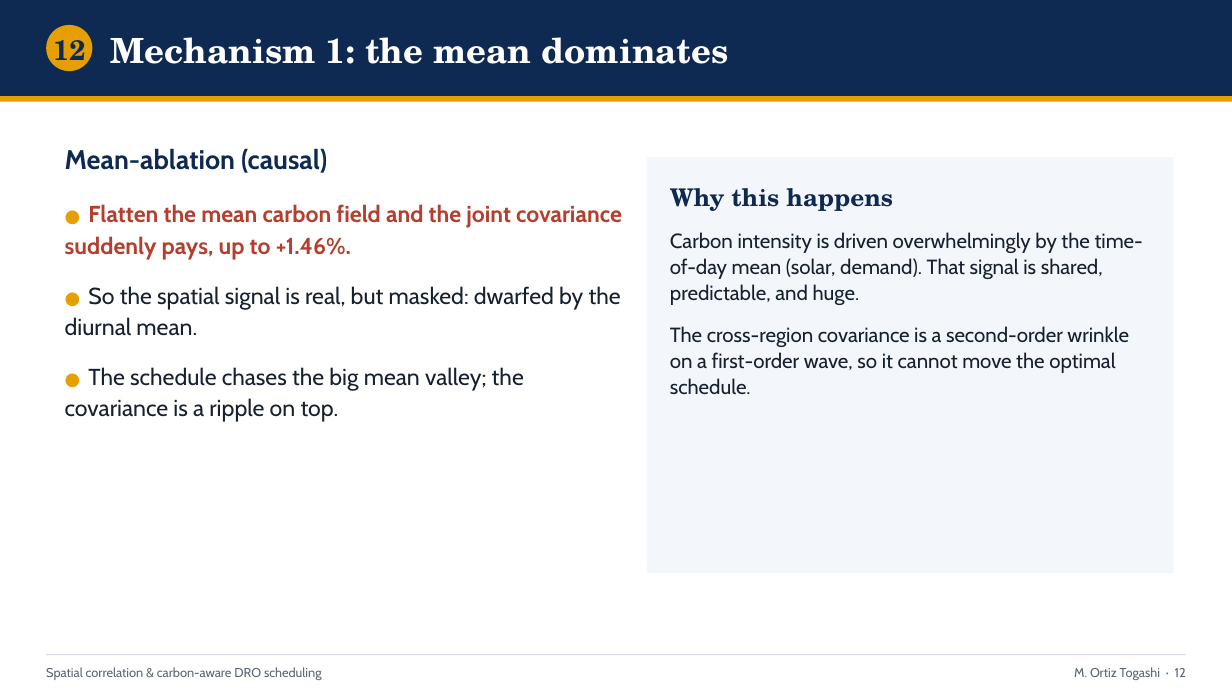
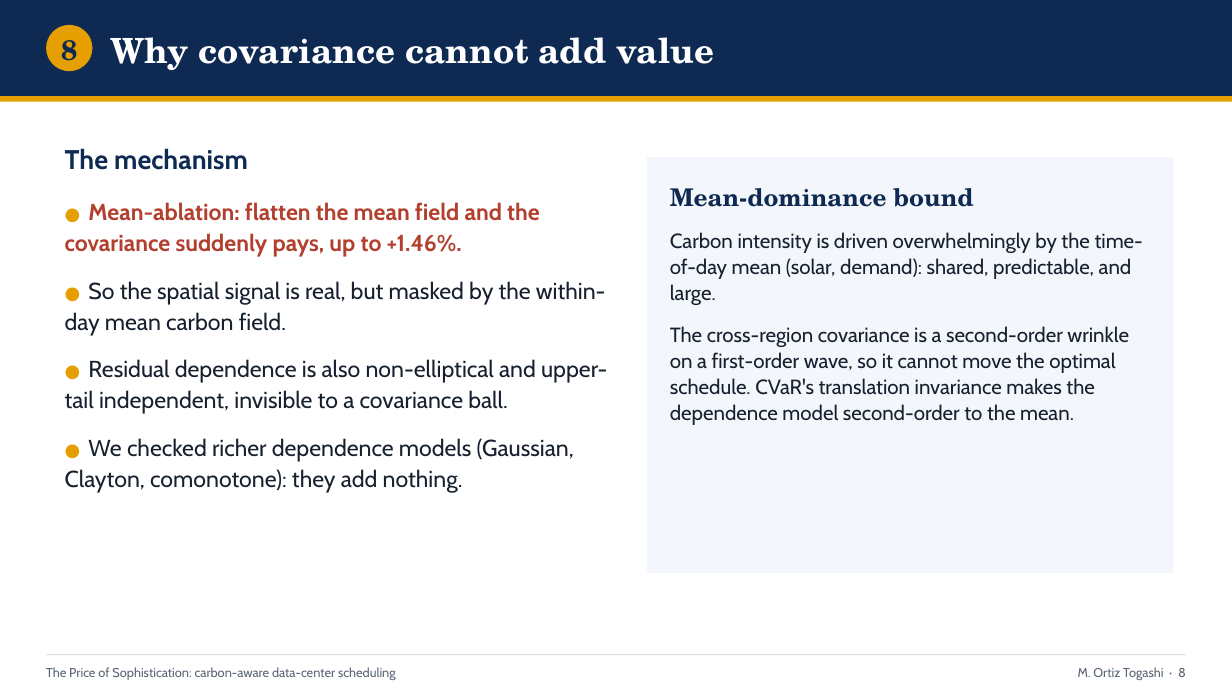
Before and after one commit to ma731/Capstone-in-Operations-Research, a slide deck: slide 8 of deck/capstone_defense.pptx (slide 12 before the commit). Drawn at 1232x693 pixels with LibreOffice and Linux fonts; fonts in the diff are those of the drawing. Boxes give left, top, right and bottom in pixels: in the first picture for what was removed or moved away, otherwise in the second. Text is boxed around its words. In the diff, an @@ line names an element or a change of style, - is before the commit and + after.

Commit message:
Pivot to value-first framing; correct transfer-lever savings to verified numbers
Reframe from null-result to "The Price of Sophistication": lead with the
day-ahead migration scheduler (the spatial transfer lever), demote the
spatial-correlation null to a screening rule (RQ2), recast the DRO as
day-ahead forecast-error hedging, and move the copula to an appendix.

Integrity fix: the transfer-lever headline (4.7-10.1% / "8-11 pts") was an
unverified placeholder that conflated two metrics. Ran
scripts/run_part3_transfer_value.py (committed snapshot) and corrected every
artifact to the real out-of-sample CVaR_0.95 reduction over the Phi=0
baseline: 4.0-9.9% (Western 4.0%, Eastern 9.9%, Diversified 9.0%).

- capstone_thesis.tex (28pp body) and full_thesis.tex (57pp): value-first
  restructure, copula demoted to app:copula, number correction
- build_deck.py / poster build_v23.js: deck (18 slides) and poster rebuilt
- plot_part3.py: real savings; crossover marker moved to M*~3

```diff
--- a/deck/capstone_defense.pptx
+++ b/deck/capstone_defense.pptx
@@ text at [61,40,77,61]: text changed @@
-12
+8
@@ text at [111,37,714,70]: text changed @@
-Mechanism 1: the mean dominates
+Why covariance cannot add value
@@ text at [65,148,607,493]: text changed @@
-Mean-ablation (causal)
-● Flatten the mean carbon field and the joint covariance suddenly pays, up to +1.46%.
-● So the spatial signal is real, but masked: dwarfed by the diurnal mean.
-● The schedule chases the big mean valley; the covariance is a ripple on top.
+The mechanism
+● Mean-ablation: flatten the mean field and the covariance suddenly pays, up to +1.46%.
+● So the spatial signal is real, but masked by the within-day mean carbon field.
+● Residual dependence is also non-elliptical and upper-tail independent, invisible to a covariance ball.
+● We checked richer dependence models (Gaussian, Clayton, comonotone): they add nothing.
@@ text at [670,188,1143,425]: text changed @@
-Why this happens
-Carbon intensity is driven overwhelmingly by the time-of-day mean (solar, demand). That signal is shared, predictable, and huge.
-The cross-region covariance is a second-order wrinkle on a first-order wave, so it cannot move the optimal schedule.
+Mean-dominance bound
+Carbon intensity is driven overwhelmingly by the time-of-day mean (solar, demand): shared, predictable, and large.
+The cross-region covariance is a second-order wrinkle on a first-order wave, so it cannot move the optimal schedule. CVaR's translation invariance makes the dependence model second-order to the mean.
@@ text at [46,667,396,680]: text changed @@
-Spatial correlation & carbon-aware DRO scheduling
+The Price of Sophistication: carbon-aware data-center scheduling
@@ text at [1078,667,1186,680]: text changed @@
-M. Ortiz Togashi · 12
+M. Ortiz Togashi · 8
```
Also in this commit, not shown: 8 other slides changed, 9 slides added, 9 slides removed, 42 other files.
